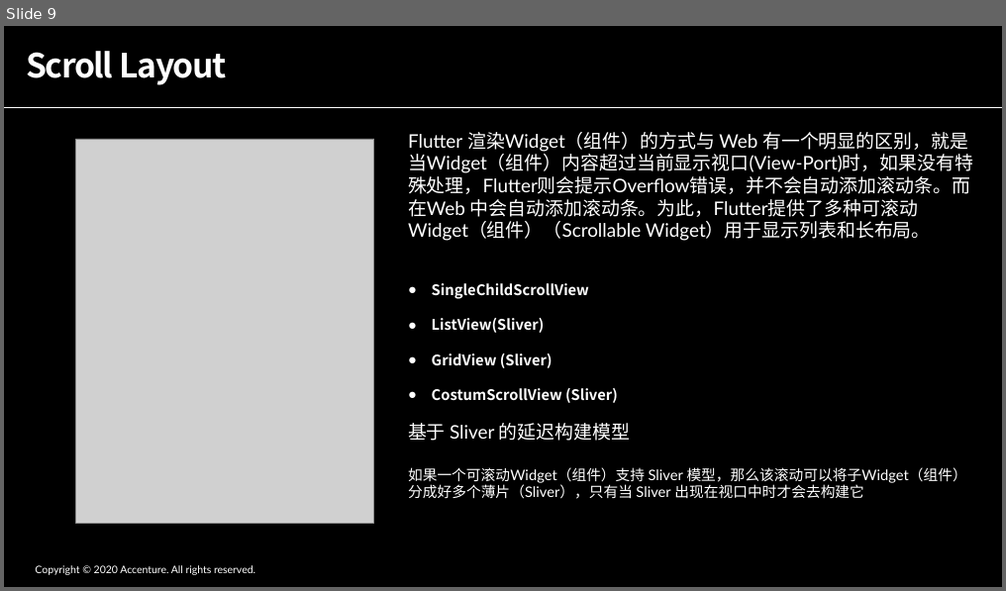
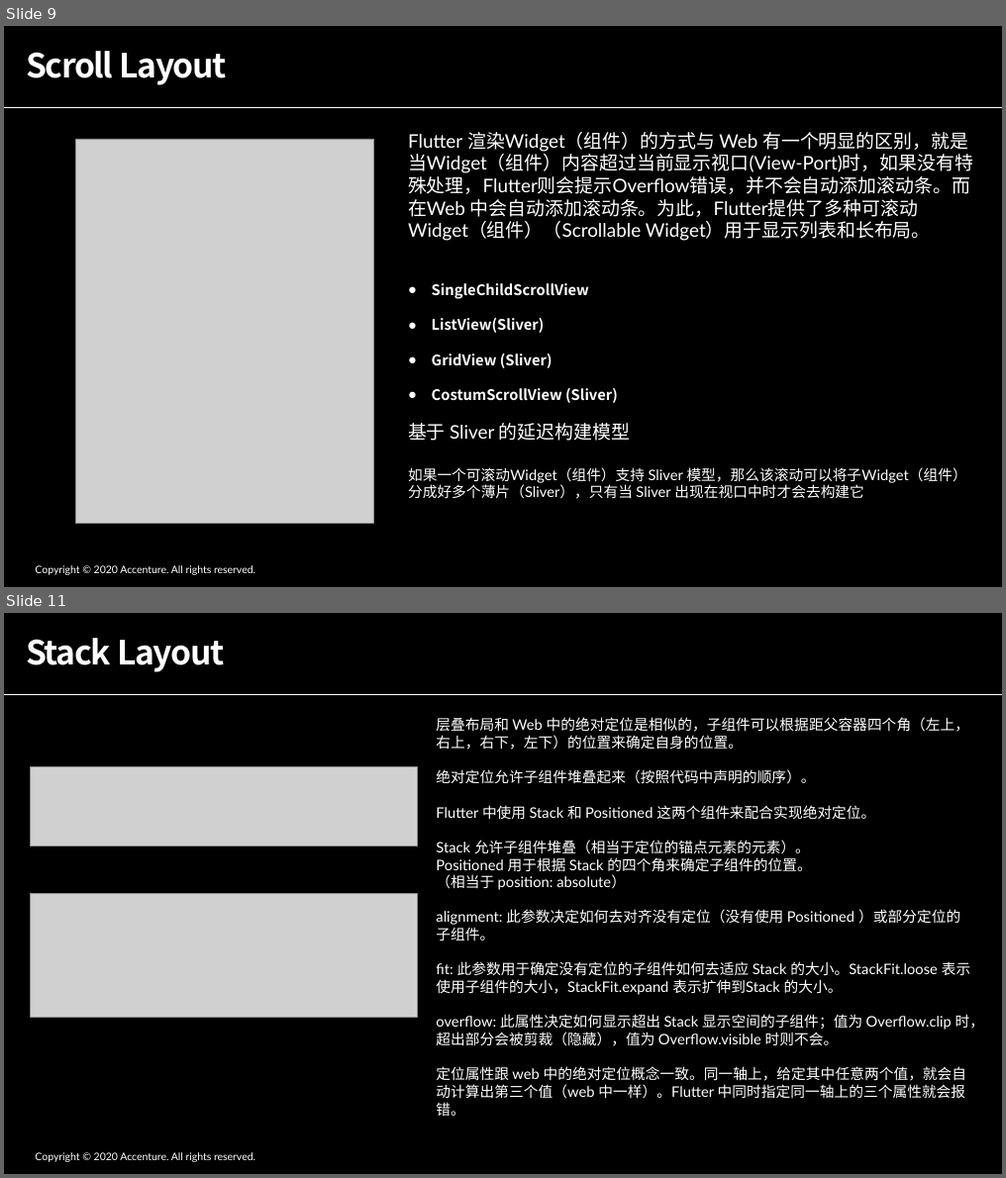
Before and after one commit to ShadowTricker/flutter_common, a slide deck: flutter_common.pptx. Shown one above the other, each under a label of ours: slide 9 before the commit, slides 9 and 11 after it; the slides between them are not shown. The pictures are 1006x591 and 1006x1178 pixels, drawn with LibreOffice and Linux fonts; fonts in the diff are those of the drawing; grey boxes stand for pictures. Boxes give left, top, right and bottom in pixels: in the first picture for what was removed or moved away, otherwise in the second. Text is boxed around its words. In the diff, an @@ line names an element or a change of style, - is before the commit and + after.

```diff
--- a/flutter_common.pptx
+++ b/flutter_common.pptx
@@ slide 11 added at box(4, 613, 1002, 1174), background #000000; not listed: 2 template elements that a slide beside it also shows @@
@@ title added at box(26, 638, 224, 672), 32 pt, text #FFFFFF, bold @@
+Stack Layout
@@ text added at box(436, 717, 984, 1116), 14 pt, text #FFFFFF @@
+层叠布局和 Web 中的绝对定位是相似的，子组件可以根据距父容器四个角（左上，右上，右下，左下）的位置来确定自身的位置。
+绝对定位允许子组件堆叠起来（按照代码中声明的顺序）。
+Flutter 中使用 Stack 和 Positioned 这两个组件来配合实现绝对定位。
+Stack 允许子组件堆叠（相当于定位的锚点元素的元素）。
+Positioned 用于根据 Stack 的四个角来确定子组件的位置。
+（相当于 position: absolute）
+alignment: 此参数决定如何去对齐没有定位（没有使用 Positioned ）或部分定位的子组件。
+fit: 此参数用于确定没有定位的子组件如何去适应 Stack 的大小。StackFit.loose 表示使用子组件的大小，StackFit.expand 表示扩伸到Stack 的大小。
+overflow: 此属性决定如何显示超出 Stack 显示空间的子组件；值为 Overflow.clip 时，超出部分会被剪裁（隐藏），值为 Overflow.visible 时则不会。
+定位属性跟 web 中的绝对定位概念一致。同一轴上，给定其中任意两个值，就会自动计算出第三个值（web 中一样）。Flutter 中同时指定同一轴上的三个属性就会报错。
@@ picture added at box(30, 766, 417, 846) @@
@@ picture added at box(30, 894, 417, 1017) @@
```
Also in this commit, not shown: 6 slides changed, 2 other slides added, 1 slide removed, 2 other files.
